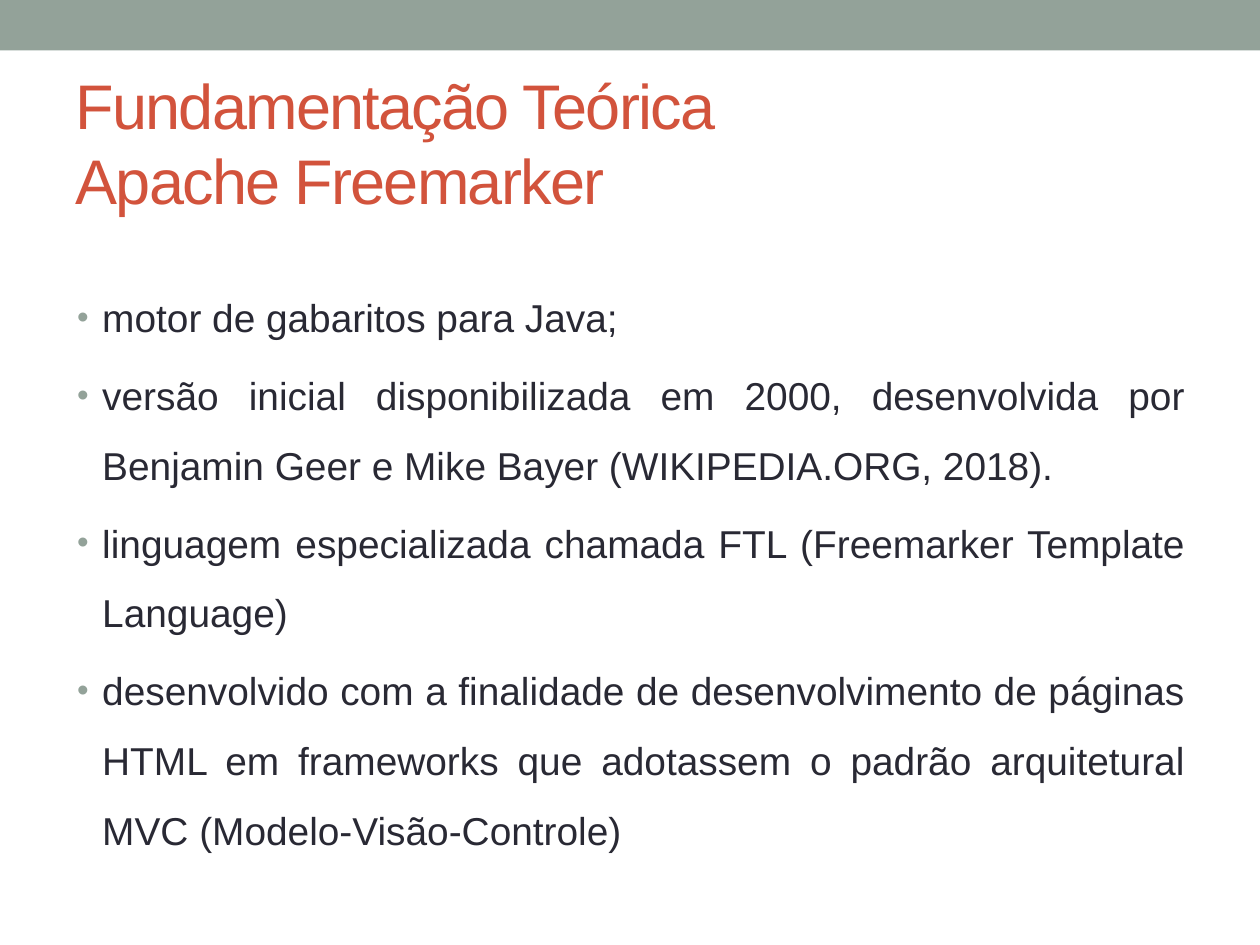
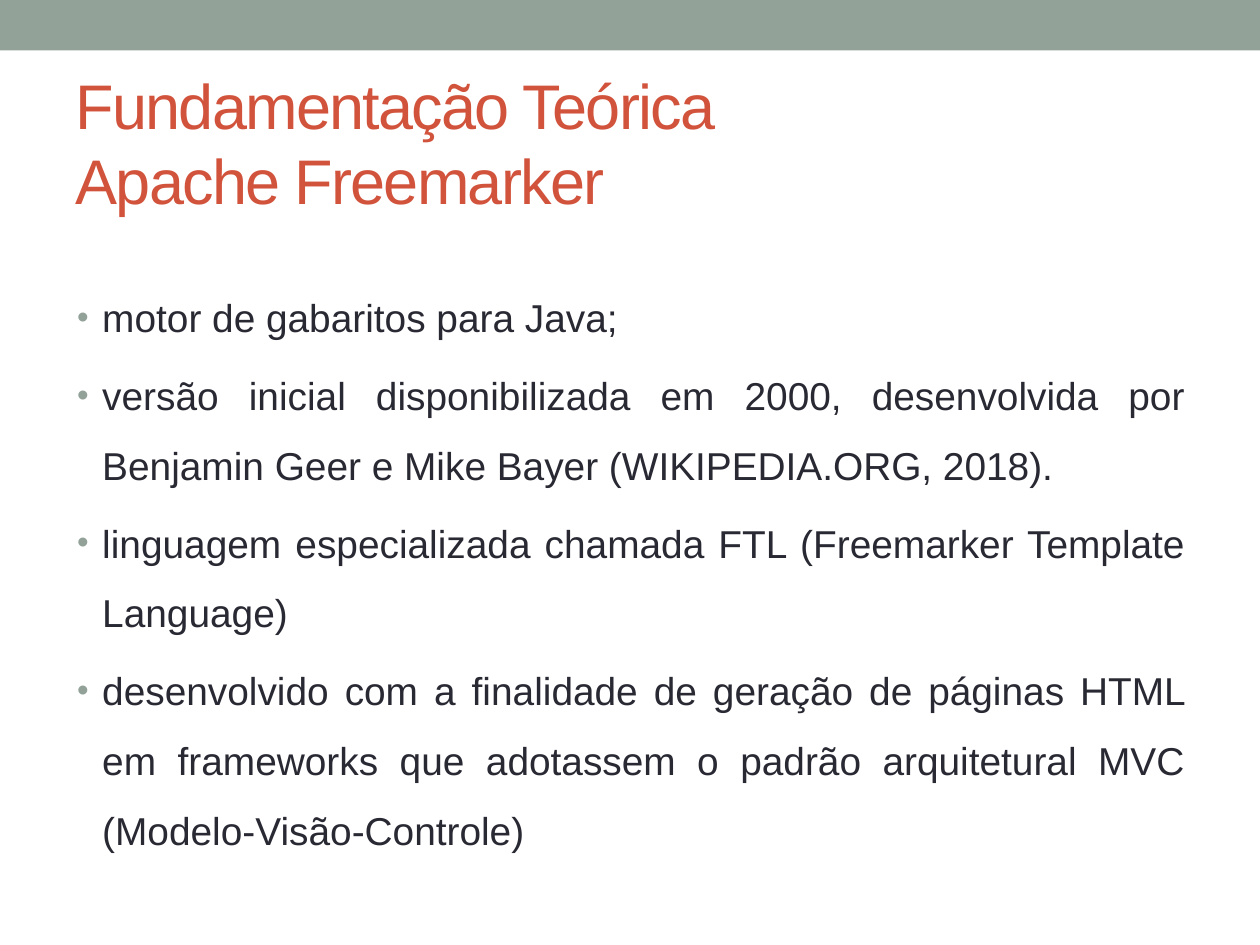
Before and after one commit to glaubergad/tccrepo, a slide deck: slide 12 of mono/Defesa TCC - DashGen - FINAL.pptx (slide 15 before the commit). Drawn at 1260x945 pixels with LibreOffice and Linux fonts; fonts in the diff are those of the drawing. Boxes give left, top, right and bottom in pixels: in the first picture for what was removed or moved away, otherwise in the second. Text is boxed around its words. In the diff, an @@ line names an element or a change of style, - is before the commit and + after.

```diff
--- a/mono/Defesa TCC - DashGen - FINAL.pptx
+++ b/mono/Defesa TCC - DashGen - FINAL.pptx
@@ text at bbox=[102, 676, 1186, 852]: text changed @@
-• desenvolvido com a finalidade de desenvolvimento de páginas HTML em frameworks que adotassem o padrão arquitetural MVC (Modelo-Visão-Controle)
+• desenvolvido com a finalidade de geração de páginas HTML em frameworks que adotassem o padrão arquitetural MVC (Modelo-Visão-Controle)
```
Also in this commit, not shown: 8 other slides changed, 3 slides added, 5 slides removed, 3 other files.
